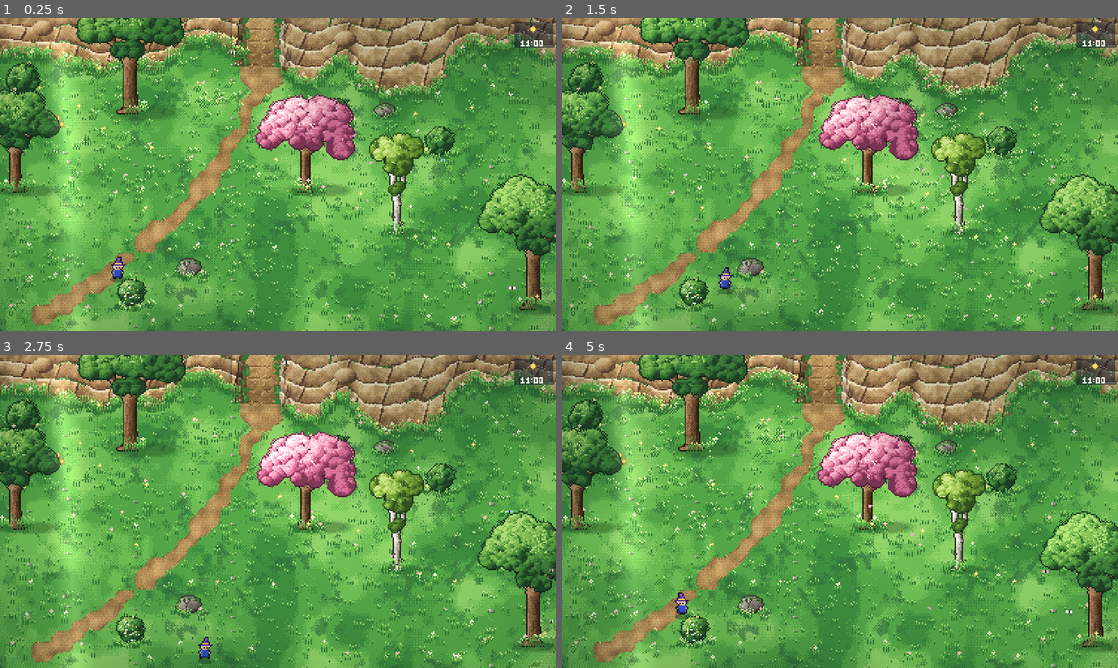
Above: before the commit, frames 1-4 (two rows, left to right).
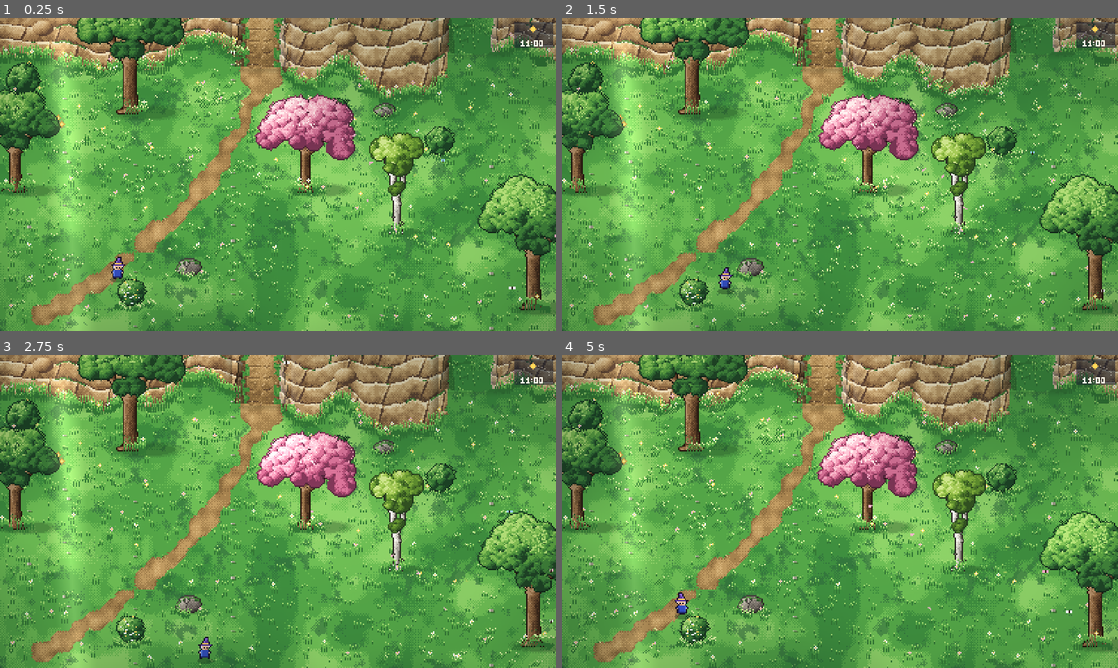
Above: after the commit, the same moments.

Repository: OMEN-2778/Verdelia
Game: Godot game, scene res://scenes/cliff_demo.tscn
Same seed, same stepped clock (60 frames per second), same inputs: the game is played once before the commit and once after it. This scene is started directly instead of the project's main scene.
Inputs:
- Up to frame 1 (0.25 s): no input
- Up to frame 2 (1.5 s): hold Right (ui_right) 0.53-1.28 s; hold Down (ui_down) from 1.28 s (still down)
- Up to frame 3 (2.75 s): release Down (ui_down) at 2.03 s; hold Right (ui_right) from 2.03 s (still down)
- Up to frame 4 (5 s): release Right (ui_right) at 2.78 s; hold Up (ui_up) 2.78-3.53 s; hold Left (ui_left) from 3.53 s (still down)

The runs differ from the first frame. In frame 1, 2.1% of the frame differs, in the area x 43-100%, y 0-30%; in frame 2, 2.5%, in the area x 43-100%, y 0-31%; in frame 3, 2.2%; in frame 4, 2.2%.

Commit message:
Add grassy slopes and match ramp greenery to the meadow
- Ramp style 2: a grassy slope in the meadow's own tones, with GrassField
  tufts growing on it and no dirt at its mouths
- Grass on earthen slopes and the turf along cut edges use the meadow
  palette; moss on stairs is a soft olive blended into the stone
- The cliff demo route climbs the grass slope too

Co-Authored-By: Claude Opus 5.5 <noreply@anthropic.com>
Claude-Session: https://claude.ai/code/session_01Y3QepJTJgk9rCJ93wTDK78

Diff:
--- a/scenes/cliff_demo.tscn
+++ b/scenes/cliff_demo.tscn
@@ -63,7 +63,7 @@
 points = PackedVector2Array(0, 166, 240, 172, 470, 158, 720, 168)
 face = 40
 seed = 11
-ramps = PackedVector3Array(200, 15, 0, 520, 12, 1)
+ramps = PackedVector3Array(200, 15, 0, 360, 17, 2, 520, 12, 1)
 
 [node name="Grass" type="Node2D" parent="." node_paths=PackedStringArray("terrain", "player")]
 script = ExtResource("grass")
@@ -100,7 +100,7 @@
 [node name="Player" type="CharacterBody2D" parent="Props"]
 position = Vector2(90, 380)
 script = ExtResource("player")
-waypoints = PackedVector2Array(90, 380, 128, 300, 110, 236, 110, 140, 196, 250, 200, 136, 300, 112, 450, 114, 520, 132, 520, 246, 590, 318, 676, 388, 430, 330, 250, 372, 90, 380)
+waypoints = PackedVector2Array(90, 380, 128, 300, 110, 236, 110, 140, 196, 250, 200, 136, 300, 112, 450, 114, 520, 132, 520, 246, 590, 318, 470, 300, 362, 256, 360, 132, 270, 120, 200, 136, 200, 250, 150, 320, 90, 380)
 speed = 46.0
 
 [node name="Feet" type="CollisionShape2D" parent="Props/Player"]
--- a/world/cliff/cliff_band.gd
+++ b/world/cliff/cliff_band.gd
@@ -14,6 +14,9 @@
 const LEAF := ["#122a1a", "#1d4325", "#2a5f2f", "#3b7c37", "#579b45", "#7fbd58", "#aedb7a"]
 const STONE := ["#3a3633", "#58514b", "#7a7064", "#9d917e", "#bfb39a", "#ddd3b9", "#f1ead6"]
 const DIRT := ["#5f4630", "#755737", "#8a6a3e", "#a7834f", "#c39d63", "#d8b57a"]  # top four match ground.gdshader
+const MEADOW := ["#3f8f3f", "#55a748", "#6fbf55", "#8fd168"]  # ground.gdshader grass0..3
+const MEADOW_BLADE := "#357a36"
+const STONE_MOSS := Color("#8a9a5e")  # soft olive moss that sits with the meadow
 const MARBLE := ["#4b5160", "#aab2c4", "#d6dce8", "#eef1f7", "#ffffff"]
 const FLOWERS := ["#ffffff", "#ffe066", "#ffc4e1"]
 const BAYER := [0, 8, 2, 10, 12, 4, 14, 6, 3, 11, 1, 9, 15, 7, 13, 5]
@@ -43,7 +46,7 @@
 		openings = v
 		_queue()
 ## Ramps up to the upper level: (centre x, half width, style). Style 0 = earthen slope, 1 = stone
-## stairs. Each one cuts the face, leaves a gap in the collision and paints dirt at both mouths.
+## stairs, 2 = grassy slope (no path; the meadow's tufts grow on it). Each one cuts the face, leaves a gap in the collision and paints dirt at both mouths.
 @export var ramps := PackedVector3Array():
 	set(v):
 		ramps = v
@@ -337,6 +340,10 @@
 				c = _stair_pixel(i, y, u, ta, sh, b).darkened(f * 0.22)  # deeper into the cut, less light
 				if _cut_shadow(i, l, y, ta, ba) > 0.25:
 					c = c.darkened(0.3)
+			elif style == 2:
+				c = _grass_slope_pixel(i, y, f, b)
+				if _cut_shadow(i, l, y, ta, ba) > 0.25:
+					c = c.darkened(0.22)
 			else:
 				var v: float = 0.3 + 0.55 * (1.0 - f) + 0.12 * (1.0 - absf(u)) + (_noise(i, y, 3) - 0.5) * 0.24 + b * 0.2
 				var ledge := fposmod((y + _noise(i, 40, 6) * 5.0) / 9.0, 1.0)
@@ -352,7 +359,9 @@
 				c = Color(DIRT[clampi(int(v * 6.0), 0, 5)])
 				var g := _noise(i, y + 70, 3)
 				if absf(u) > 0.62 and g > 0.62 - (absf(u) - 0.62):
-					c = Color(LEAF[4 if g > 0.8 else 3])  # grass creeping in from the edges
+					c = Color(MEADOW[2 if g > 0.8 else 1]).darkened(f * 0.18)  # grass creeping in from the edges
+					if _hash(i, y * 3 + 7) < 0.25:
+						c = Color(MEADOW_BLADE)
 				elif _hash(i * 7 + y, 913) < 0.012:
 					c = Color(ROCK[5])
 					_put(i, y + 1, Color(ROCK[2]))
@@ -385,8 +394,8 @@
 		# the turf of the top edge wraps round the corner
 		var cx2: int = (l - 1) if side < 0 else (r + 1)
 		for k in 3:
-			_put(cx2 + side * k, int(ta) - 1, Color(LEAF[3]))
-			_put(cx2 + side * k, int(ta) - 2, Color(LEAF[2]))
+			_put(cx2 + side * k, int(ta) - 1, Color(MEADOW[1]))
+			_put(cx2 + side * k, int(ta) - 2, Color(MEADOW[0]))
 	# the old face rounds off into the cut: shading wraps away from the light on the left end and
 	# into it on the right end
 	for side in [-1, 1]:
@@ -410,9 +419,9 @@
 			var jag := int(roundf((_noise(side * 31, y, 4) - 0.5) * 3.0))
 			var x: int = (l + jag) if side < 0 else (r - jag)
 			if _noise(x, y, 3) > 0.3 + f * 0.6:
-				_put(x, y, Color(LEAF[3 if (y & 1) == 0 else 2]))
+				_put(x, y, Color(MEADOW[1] if (y & 1) == 0 else MEADOW_BLADE).darkened(f * 0.2))
 				if _noise(x, y + 30, 2) > 0.6:
-					_put(x - side, y, Color(LEAF[4]))
+					_put(x - side, y, Color(MEADOW[2]).darkened(f * 0.2))
 	# soft shadow of the cut on the meadow below
 	for i in range(l - 3, r + 4):
 		for k in 4:
@@ -436,7 +445,7 @@
 	if fposmod(i + _hash(j, 52) * span, span) < 1.0 and k < sh - 2.0 and k > 0.5:
 		c = Color(STONE[2])  # the odd joint between slabs
 	if absf(u) > 0.55 and _noise(i, y + 200, 4) > 0.7:
-		c = Color(MOSS[2 if k < sh - 1.6 else 1])
+		c = c.lerp(STONE_MOSS, 0.55)
 	return c
 
 
@@ -446,6 +455,21 @@
 	var f := clampf((y - ta) / maxf(ba - ta, 1.0), 0.0, 1.0)
 	var reach := 1.0 + 3.5 * f + (_noise(i, y, 3) - 0.5)
 	return 0.42 if i - l < reach else 0.0
+
+
+## A grassy slope: the meadow's own tones (as ground.gdshader draws them), a little darker the
+## lower it runs into the cut, with blade strokes. GrassField also grows tufts on it.
+func _grass_slope_pixel(i: int, y: int, f: float, b: float) -> Color:
+	var t := _noise(i, y, 30) * 0.78 + _noise(i + 13, y, 8) * 0.22 + b * 0.22 - f * 0.28
+	var c := Color(MEADOW[0 if t < 0.3 else (1 if t < 0.5 else (2 if t < 0.7 else 3))])
+	if _hash(i, y * 5 + 3) < 0.03 or _hash(i, (y - 1) * 5 + 3) < 0.03:
+		c = Color(MEADOW_BLADE)  # blade strokes, two px tall
+	elif _hash(i, (y + 1) * 5 + 3) < 0.03:
+		c = Color(MEADOW[3])
+	var swell := fposmod((y + _noise(i, 60, 7) * 4.0) / 11.0, 1.0)
+	if swell < 0.14 and _noise(i, y + 90, 6) > 0.5:
+		c = c.darkened(0.12)  # soft lumps in the turf hint at the slope
+	return c
 
 
 ## Index of the ramp whose floor contains local x (with `margin` px either side), or -1.
@@ -516,6 +540,8 @@
 	if _top.is_empty():
 		return
 	for r in ramps:
+		if int(r.z) == 2:
+			continue  # grass slopes need no path
 		var i := clampi(int(r.x) - _x0, 0, _top.size() - 1)
 		var top := to_global(Vector2(r.x, _top[i]))
 		var bot := to_global(Vector2(r.x, _bottom[i]))
@@ -562,7 +588,10 @@
 	var i := int(p.x) - _x0
 	if i < 0 or i >= _bottom.size():
 		return false
-	return p.y > _top[i] - 1 and p.y < _bottom[i] + 1
+	if not (p.y > _top[i] - 1 and p.y < _bottom[i] + 1):
+		return false
+	var k := _ramp_index(p.x, -2.0)
+	return not (k >= 0 and int(ramps[k].z) == 2)  # grass slopes grow the meadow's tufts
 
 
 func grass_skirt_points() -> PackedVector2Array:
--- a/world/demo/demo_player.gd
+++ b/world/demo/demo_player.gd
@@ -40,7 +40,7 @@
 		var s: int = c.ramp_at(global_position)
 		if s >= 0:
 			on_ramp = s
-	var mul := 0.68 if on_ramp == 1 else (0.82 if on_ramp == 0 else 1.0)
+	var mul := 0.68 if on_ramp == 1 else (0.82 if on_ramp == 0 or on_ramp == 2 else 1.0)
 	velocity = dir * speed * mul
 	var before := global_position
 	move_and_slide()
Binary file added: docs/art/cliff-grass-slope-scene.png
Binary file changed: docs/art/cliff-ramps.png
Not shown, changed: CHANGELOG.md
Not shown, changed: README.md
Not shown, changed: docs/art/cliff-ramps.mp4
